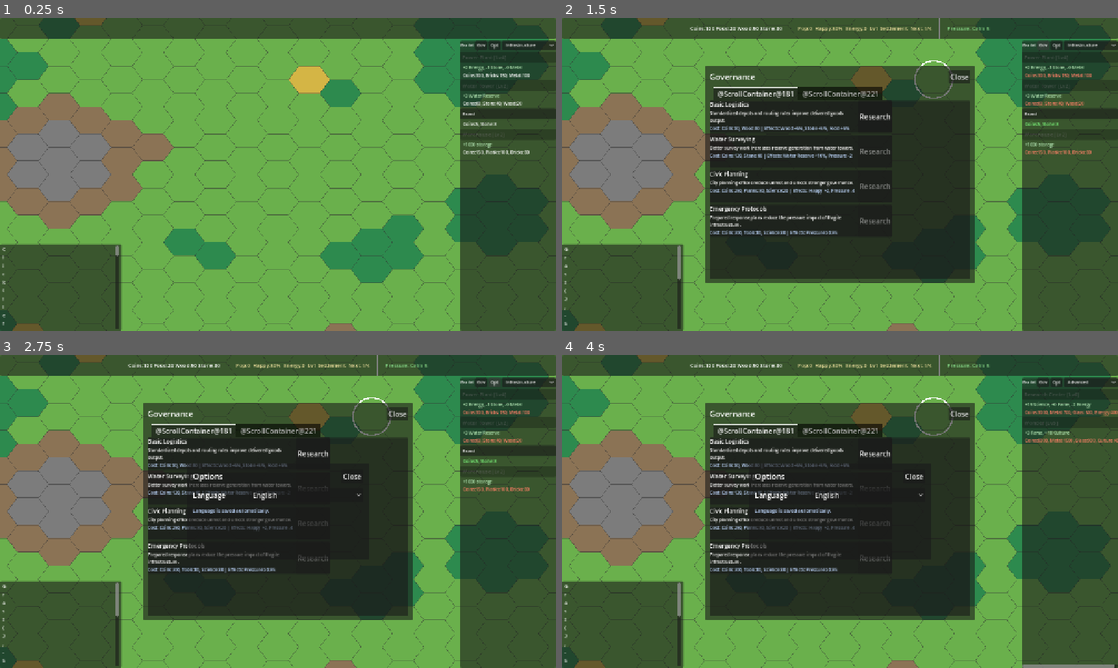
Above: before the commit, frames 1-4 (two rows, left to right).
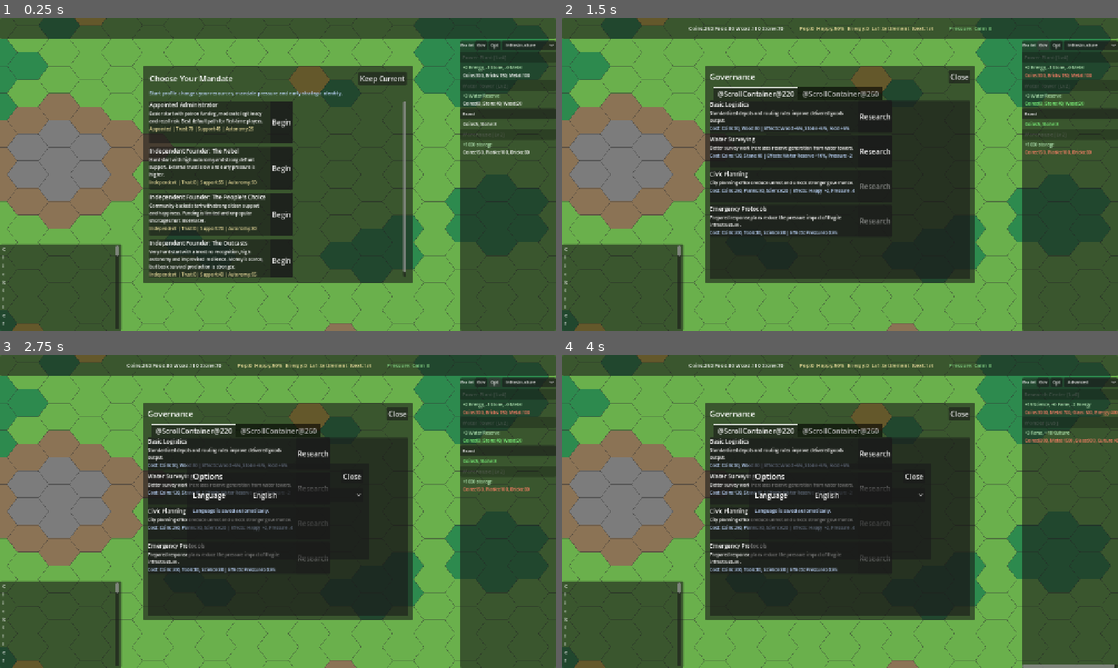
Above: after the commit, the same moments.

Repository: Gaefa/Gamefication
Game: Godot game, scene res://scenes/main.tscn
Two runs of this game, one before a commit and one after it. Both use one fixed random seed, a clock stepped at 60 frames per second and the inputs below.
Inputs (mouse positions are in pixels of both pictures, inside the frame that each line leads up to):
- Up to frame 1 (0.25 s): no input
- Up to frame 2 (1.5 s): click (945, 77) at 0.5 s, where only the run after the commit has a clickable "Keep Current"; click "Gov" at 1.25 s
- Up to frame 3 (2.75 s): click "Opt" at 2 s
- Up to frame 4 (4 s): click "Infrastructure" at 2.75 s; click "Road" at 3.5 s

The runs differ from the first frame. In frame 1, 34% of the frame differs, in the area x 25-75%, y 15-85%; in frame 2, 0.8%; in frame 3, 0.7%; in frame 4, 0.6%.

Commit message:
feat: add start profiles and mandate state

Diff:
--- a/godot/content/base/localization.json
+++ b/godot/content/base/localization.json
@@ -1550,5 +1550,81 @@
   "ui.language.russian": {
     "en": "Russian",
     "ru": "Русский"
+  },
+  "start_profile.appointed_administrator.label": {
+    "en": "Appointed Administrator",
+    "ru": "Назначенный администратор"
+  },
+  "start_profile.appointed_administrator.description": {
+    "en": "Easier start with patron funding, moderate legitimacy and recall risk. Best default path for first-time players.",
+    "ru": "Более простой старт с финансированием покровителя, умеренной легитимностью и риском отзыва. Лучший путь по умолчанию для первого прохождения."
+  },
+  "start_profile.founder_rebel.label": {
+    "en": "Independent Founder: The Rebel",
+    "ru": "Независимый основатель: Бунтарь"
+  },
+  "start_profile.founder_rebel.description": {
+    "en": "Hard start with high autonomy and strong defiant support. External trust is low and early pressure is higher.",
+    "ru": "Сложный старт с высокой автономией и сильной протестной поддержкой. Внешнее доверие низкое, раннее давление выше."
+  },
+  "start_profile.founder_people_choice.label": {
+    "en": "Independent Founder: The People's Choice",
+    "ru": "Независимый основатель: Выбор народа"
+  },
+  "start_profile.founder_people_choice.description": {
+    "en": "Community-backed start with strong citizen support and happiness. Funding is limited and unpopular shortages hurt more later.",
+    "ru": "Старт с поддержкой общины, высоким доверием граждан и счастьем. Финансирование ограничено, а непопулярные дефициты позже бьют сильнее."
+  },
+  "start_profile.founder_outcasts.label": {
+    "en": "Independent Founder: The Outcasts",
+    "ru": "Независимый основатель: Изгои"
+  },
+  "start_profile.founder_outcasts.description": {
+    "en": "Very hard start with almost no recognition, high autonomy and improvised resilience. Money is scarce, but basic survival production is stronger.",
+    "ru": "Очень сложный старт почти без признания, с высокой автономией и самодельной устойчивостью. Денег мало, но базовое производство для выживания сильнее."
+  },
+  "ui.start.title": {
+    "en": "Choose Your Mandate",
+    "ru": "Выбери мандат"
+  },
+  "ui.start.keep_current": {
+    "en": "Keep Current",
+    "ru": "Оставить текущий"
+  },
+  "ui.start.keep_current_tooltip": {
+    "en": "Close this panel and keep the current default start.",
+    "ru": "Закрыть панель и оставить текущий старт по умолчанию."
+  },
+  "ui.start.intro": {
+    "en": "Start profile changes your resources, mandate pressure and early strategic identity.",
+    "ru": "Стартовый профиль меняет ресурсы, давление мандата и раннюю стратегическую роль."
+  },
+  "ui.start.begin": {
+    "en": "Begin",
+    "ru": "Начать"
+  },
+  "ui.start.started": {
+    "en": "Started: %s",
+    "ru": "Старт: %s"
+  },
+  "ui.start.path.appointed": {
+    "en": "Appointed",
+    "ru": "Назначение"
+  },
+  "ui.start.path.independent_founder": {
+    "en": "Independent",
+    "ru": "Независимость"
+  },
+  "ui.start.trust": {
+    "en": "Trust",
+    "ru": "Доверие"
+  },
+  "ui.start.support": {
+    "en": "Support",
+    "ru": "Поддержка"
+  },
+  "ui.start.autonomy": {
+    "en": "Autonomy",
+    "ru": "Автономия"
   }
 }
--- /dev/null
+++ b/godot/content/base/start_profiles.json
@@ -0,0 +1,94 @@
+[
+  {
+    "id": "appointed_administrator",
+    "label": "Appointed Administrator",
+    "label_key": "start_profile.appointed_administrator.label",
+    "description": "Easier start with patron funding, moderate legitimacy and recall risk. Best default path for first-time players.",
+    "description_key": "start_profile.appointed_administrator.description",
+    "start_path": "appointed",
+    "founder_archetype": "",
+    "patron_id": "restoration_league",
+    "starting_resources": { "coins": 250, "food": 80, "wood": 110, "stone": 70, "tools": 10 },
+    "default_policies": ["balanced_budget"],
+    "mandate": {
+      "patron_trust": 70,
+      "legitimacy": 45,
+      "autonomy": 25,
+      "recall_risk": 10,
+      "support": 45
+    },
+    "effects": {
+      "pressure_delta": -2.0,
+      "production_mult": { "coins": 0.05 }
+    }
+  },
+  {
+    "id": "founder_rebel",
+    "label": "Independent Founder: The Rebel",
+    "label_key": "start_profile.founder_rebel.label",
+    "description": "Hard start with high autonomy and strong defiant support. External trust is low and early pressure is higher.",
+    "description_key": "start_profile.founder_rebel.description",
+    "start_path": "independent_founder",
+    "founder_archetype": "the_rebel",
+    "patron_id": "",
+    "starting_resources": { "coins": 85, "food": 45, "wood": 75, "stone": 35, "tools": 5, "fame": 5 },
+    "default_policies": ["labor_mobilization"],
+    "mandate": {
+      "patron_trust": 0,
+      "legitimacy": 35,
+      "autonomy": 90,
+      "recall_risk": 0,
+      "support": 55
+    },
+    "effects": {
+      "pressure_delta": 4.0,
+      "production_mult": { "wood": 0.08, "stone": 0.08 }
+    }
+  },
+  {
+    "id": "founder_people_choice",
+    "label": "Independent Founder: The People's Choice",
+    "label_key": "start_profile.founder_people_choice.label",
+    "description": "Community-backed start with strong citizen support and happiness. Funding is limited and unpopular shortages hurt more later.",
+    "description_key": "start_profile.founder_people_choice.description",
+    "start_path": "independent_founder",
+    "founder_archetype": "the_peoples_choice",
+    "patron_id": "",
+    "starting_resources": { "coins": 120, "food": 70, "wood": 70, "stone": 35, "culture": 5 },
+    "default_policies": ["low_taxes"],
+    "mandate": {
+      "patron_trust": 0,
+      "legitimacy": 60,
+      "autonomy": 80,
+      "recall_risk": 0,
+      "support": 70
+    },
+    "effects": {
+      "happiness_add": 5.0,
+      "production_mult": { "coins": -0.05 }
+    }
+  },
+  {
+    "id": "founder_outcasts",
+    "label": "Independent Founder: The Outcasts",
+    "label_key": "start_profile.founder_outcasts.label",
+    "description": "Very hard start with almost no recognition, high autonomy and improvised resilience. Money is scarce, but basic survival production is stronger.",
+    "description_key": "start_profile.founder_outcasts.description",
+    "start_path": "independent_founder",
+    "founder_archetype": "the_outcasts",
+    "patron_id": "",
+    "starting_resources": { "coins": 55, "food": 90, "wood": 95, "stone": 25, "tools": 15 },
+    "default_policies": [],
+    "mandate": {
+      "patron_trust": 0,
+      "legitimacy": 25,
+      "autonomy": 95,
+      "recall_risk": 0,
+      "support": 40
+    },
+    "effects": {
+      "pressure_delta": 2.0,
+      "production_mult": { "food": 0.05, "wood": 0.05, "coins": -0.10 }
+    }
+  }
+]
--- a/godot/scripts/app/game_orchestrator.gd
+++ b/godot/scripts/app/game_orchestrator.gd
@@ -78,10 +78,10 @@
 	SimulationRunner.tick_callback = tick_scheduler.run_tick
 
 
-func new_game(seed_val: int = 0) -> void:
+func new_game(seed_val: int = 0, profile_id: String = "appointed_administrator") -> void:
 	if seed_val == 0:
 		seed_val = randi()
-	GameStateStore.reset()
+	GameStateStore.reset(profile_id)
 	GameStateStore.save_meta().rng_seed = seed_val
 	build()
 	_generate_terrain()
--- a/godot/scripts/autoload/content_db.gd
+++ b/godot/scripts/autoload/content_db.gd
@@ -12,6 +12,7 @@
 var tutorial_steps: Array = []
 var technologies: Dictionary = {}
 var policies: Dictionary = {}
+var start_profiles: Dictionary = {}
 
 const CONTENT_ROOT := "res://content/base/"
 
@@ -57,6 +58,7 @@
 
 	technologies = _load_keyed_array(CONTENT_ROOT + "technologies.json", "id")
 	policies = _load_keyed_array(CONTENT_ROOT + "policies.json", "id")
+	start_profiles = _load_keyed_array(CONTENT_ROOT + "start_profiles.json", "id")
 
 
 # --- Public queries ---
@@ -85,6 +87,10 @@
 	return policies.get(policy_id, {})
 
 
+func get_start_profile_def(profile_id: String) -> Dictionary:
+	return start_profiles.get(profile_id, {})
+
+
 func get_level_def(level: int) -> Dictionary:
 	if level >= 1 and level <= city_levels.size():
 		return city_levels[level - 1]
@@ -109,6 +115,10 @@
 
 func get_policy_ids() -> Array:
 	return policies.keys()
+
+
+func get_start_profile_ids() -> Array:
+	return start_profiles.keys()
 
 
 func get_level_requirement(level: int, key: String) -> Variant:
--- a/godot/scripts/autoload/game_state_store.gd
+++ b/godot/scripts/autoload/game_state_store.gd
@@ -12,7 +12,7 @@
 
 # --- State reset (new game) ---
 
-func reset() -> void:
+func reset(start_profile_id: String = "appointed_administrator") -> void:
 	_tick = 0
 	_state = {
 		"world": {
@@ -42,6 +42,7 @@
 			"active_policies": {},    # category -> policy_id
 			"policy_cooldowns": {},   # policy_id -> ticks_remaining
 		},
+		"mandate": _default_mandate(),
 		"pressure": {
 			"index": 0.0,
 			"phase": "calm",
@@ -59,6 +60,7 @@
 		},
 	}
 	_init_resources()
+	apply_start_profile(start_profile_id)
 
 
 func _init_resources() -> void:
@@ -100,6 +102,11 @@
 		_state["governance"] = _default_governance()
 	return _state.governance
 
+func mandate() -> Dictionary:
+	if not _state.has("mandate"):
+		_state["mandate"] = _default_mandate()
+	return _state.mandate
+
 func events() -> Dictionary:
 	return _state.events
 
@@ -207,6 +214,45 @@
 
 func get_active_policies() -> Dictionary:
 	return governance().active_policies
+
+
+# --- Start profile / mandate helpers ---
+
+func apply_start_profile(profile_id: String) -> void:
+	var profile: Dictionary = ContentDB.get_start_profile_def(profile_id)
+	if profile.is_empty():
+		profile_id = "appointed_administrator"
+		profile = ContentDB.get_start_profile_def(profile_id)
+	if profile.is_empty():
+		return
+
+	save_meta().start_profile_id = profile_id
+	var mandate_state: Dictionary = mandate()
+	mandate_state.start_profile_id = profile_id
+	mandate_state.start_path = profile.get("start_path", "appointed") as String
+	mandate_state.founder_archetype = profile.get("founder_archetype", "") as String
+	mandate_state.patron_id = profile.get("patron_id", "") as String
+	mandate_state.effects = (profile.get("effects", {}) as Dictionary).duplicate(true)
+
+	var profile_mandate: Dictionary = profile.get("mandate", {})
+	for key: String in profile_mandate:
+		mandate_state[key] = profile_mandate[key]
+
+	var resources: Dictionary = profile.get("starting_resources", {})
+	for res_id: String in resources:
+		set_resource(res_id, resources[res_id] as float)
+
+	var policies: Array = profile.get("default_policies", [])
+	for policy_var: Variant in policies:
+		var policy_id: String = policy_var as String
+		var policy_def: Dictionary = ContentDB.get_policy_def(policy_id)
+		if policy_def.is_empty():
+			continue
+		set_active_policy(policy_def.get("category", "general") as String, policy_id)
+
+
+func get_start_profile_id() -> String:
+	return mandate().get("start_profile_id", "appointed_administrator") as String
 
 
 # --- Serialization ---
@@ -240,6 +286,14 @@
 			gov["active_policies"] = {}
 		if not gov.has("policy_cooldowns"):
 			gov["policy_cooldowns"] = {}
+	if not _state.has("mandate"):
+		_state["mandate"] = _default_mandate()
+	else:
+		var mandate_state: Dictionary = _state.mandate
+		var defaults: Dictionary = _default_mandate()
+		for key: String in defaults:
+			if not mandate_state.has(key):
+				mandate_state[key] = defaults[key]
 	if not _state.has("pressure"):
 		_state["pressure"] = {"index": 0.0, "phase": "calm", "active_policy": ""}
 	elif not (_state.pressure as Dictionary).has("active_policy"):
@@ -251,6 +305,21 @@
 		"technologies": [],
 		"active_policies": {},
 		"policy_cooldowns": {},
+	}
+
+
+func _default_mandate() -> Dictionary:
+	return {
+		"start_profile_id": "appointed_administrator",
+		"start_path": "appointed",
+		"founder_archetype": "",
+		"patron_id": "restoration_league",
+		"patron_trust": 50,
+		"legitimacy": 50,
+		"autonomy": 30,
+		"recall_risk": 0,
+		"support": 50,
+		"effects": {},
 	}
 
 
--- a/godot/scripts/core/systems/economy_system.gd
+++ b/godot/scripts/core/systems/economy_system.gd
@@ -105,6 +105,7 @@
 		var policy_id: String = policy_var as String
 		var policy_def: Dictionary = ContentDB.get_policy_def(policy_id)
 		total_bonus += _production_bonus_from_effects(policy_def.get("effects", {}), res_id)
+	total_bonus += _production_bonus_from_effects(GameStateStore.mandate().get("effects", {}), res_id)
 	return maxf(1.0 + total_bonus, 0.1)
 
 
--- a/godot/scripts/core/systems/pressure_system.gd
+++ b/godot/scripts/core/systems/pressure_system.gd
@@ -88,4 +88,7 @@
 		var effects: Dictionary = policy_def.get("effects", {})
 		pressure += effects.get("pressure_delta", 0.0) as float
 		multiplier *= effects.get("pressure_mult", 1.0) as float
+	var mandate_effects: Dictionary = GameStateStore.mandate().get("effects", {})
+	pressure += mandate_effects.get("pressure_delta", 0.0) as float
+	multiplier *= mandate_effects.get("pressure_mult", 1.0) as float
 	return pressure * multiplier
--- a/godot/scripts/core/systems/progression_system.gd
+++ b/godot/scripts/core/systems/progression_system.gd
@@ -75,6 +75,8 @@
 		var policy_def: Dictionary = ContentDB.get_policy_def(policy_id)
 		var effects: Dictionary = policy_def.get("effects", {})
 		total += effects.get("happiness_add", 0.0) as float
+	var mandate_effects: Dictionary = GameStateStore.mandate().get("effects", {})
+	total += mandate_effects.get("happiness_add", 0.0) as float
 	return total
 
 
--- a/godot/scripts/scenes/hud_root.gd
+++ b/godot/scripts/scenes/hud_root.gd
@@ -24,6 +24,8 @@
 var _toast_label: Label
 var _toast_timer: float = 0.0
 
+var _start_panel: PanelContainer
+var _start_visible: bool = true
 var _help_panel: PanelContainer
 var _help_label: Label
 var _help_visible: bool = false
@@ -46,6 +48,7 @@
 	_build_info_panel()
 	_build_event_panel()
 	_build_toast()
+	_build_start_panel()
 	_build_help_panel()
 	_build_governance_panel()
 	_build_settings_panel()
@@ -58,6 +61,7 @@
 	EventBus.toast_requested.connect(_on_toast)
 	EventBus.selection_changed.connect(_on_selection_changed)
 	EventBus.game_event_spawned.connect(_on_event_spawned)
+	EventBus.new_game_started.connect(_on_new_game_started)
 	EventBus.tick_finished.connect(_on_tick_finished)
 	EventBus.city_level_changed.connect(func(_lv: int) -> void: _rebuild_building_list())
 	EventBus.build_mode_changed.connect(_on_build_mode_changed)
@@ -423,6 +427,8 @@
 		_rebuild_governance_panel()
 	if _settings_visible:
 		_rebuild_settings_panel()
+	if _start_visible:
+		_rebuild_start_panel()
 
 
 # ===========================================================
@@ -742,6 +748,149 @@
 
 
 # ===========================================================
+# START PANEL (center) — start profile / faction background
+# ===========================================================
+
+func _build_start_panel() -> void:
+	_start_panel = PanelContainer.new()
+	_start_panel.set_anchors_preset(PRESET_CENTER)
+	_start_panel.size = Vector2(620, 500)
+	_start_panel.position = Vector2(-310, -250)
+	_start_panel.visible = true
+	_start_panel.mouse_filter = Control.MOUSE_FILTER_STOP
+	add_child(_start_panel)
+	_rebuild_start_panel()
+
+
+func _rebuild_start_panel() -> void:
+	if _start_panel == null:
+		return
+	for c: Node in _start_panel.get_children():
+		c.queue_free()
+
+	var margin := MarginContainer.new()
+	margin.add_theme_constant_override("margin_left", 14)
+	margin.add_theme_constant_override("margin_top", 14)
+	margin.add_theme_constant_override("margin_right", 14)
+	margin.add_theme_constant_override("margin_bottom", 14)
+	_start_panel.add_child(margin)
+
+	var root := VBoxContainer.new()
+	root.add_theme_constant_override("separation", 10)
+	margin.add_child(root)
+
+	var header := HBoxContainer.new()
+	root.add_child(header)
+
+	var title := Label.new()
+	title.text = Localization.t("ui.start.title", "Choose Your Mandate")
+	title.add_theme_font_size_override("font_size", 18)
+	title.size_flags_horizontal = Control.SIZE_EXPAND_FILL
+	header.add_child(title)
+
+	var close_btn := Button.new()
+	close_btn.text = Localization.t("ui.start.keep_current", "Keep Current")
+	close_btn.tooltip_text = Localization.t("ui.start.keep_current_tooltip", "Close this panel and keep the current default start.")
+	close_btn.pressed.connect(_close_start_panel)
+	header.add_child(close_btn)
+
+	var intro := Label.new()
+	intro.text = Localization.t("ui.start.intro", "Start profile changes your resources, mandate pressure and early strategic identity.")
+	intro.autowrap_mode = TextServer.AUTOWRAP_WORD_SMART
+	intro.add_theme_font_size_override("font_size", 11)
+	intro.add_theme_color_override("font_color", Color(0.75, 0.85, 1.0))
+	root.add_child(intro)
+
+	var scroll := ScrollContainer.new()
+	scroll.size_flags_vertical = Control.SIZE_EXPAND_FILL
+	root.add_child(scroll)
+
+	var list := VBoxContainer.new()
+	list.add_theme_constant_override("separation", 8)
+	scroll.add_child(list)
+
+	for profile_id: String in ContentDB.get_start_profile_ids():
+		list.add_child(_build_start_profile_row(profile_id))
+
+
+func _build_start_profile_row(profile_id: String) -> Control:
+	var def: Dictionary = ContentDB.get_start_profile_def(profile_id)
+	var panel := PanelContainer.new()
+	panel.custom_minimum_size.y = 98
+
+	var row := HBoxContainer.new()
+	row.add_theme_constant_override("separation", 10)
+	panel.add_child(row)
+
+	var text_box := VBoxContainer.new()
+	text_box.size_flags_horizontal = Control.SIZE_EXPAND_FILL
+	row.add_child(text_box)
+
+	var title := Label.new()
+	title.text = Localization.content_text(def, "label", profile_id)
+	title.add_theme_font_size_override("font_size", 13)
+	text_box.add_child(title)
+
+	var desc := Label.new()
+	desc.text = Localization.content_text(def, "description", "")
+	desc.autowrap_mode = TextServer.AUTOWRAP_WORD_SMART
+	desc.add_theme_font_size_override("font_size", 10)
+	text_box.add_child(desc)
+
+	var meta := Label.new()
+	meta.text = _format_start_profile_meta(def)
+	meta.add_theme_font_size_override("font_size", 10)
+	meta.add_theme_color_override("font_color", Color(0.9, 0.85, 0.6))
+	text_box.add_child(meta)
+
+	var btn := Button.new()
+	btn.text = Localization.t("ui.start.begin", "Begin")
+	btn.pressed.connect(_start_new_run.bind(profile_id))
+	row.add_child(btn)
+
+	return panel
+
+
+func _format_start_profile_meta(def: Dictionary) -> String:
+	var mandate_data: Dictionary = def.get("mandate", {})
+	var path_label := Localization.t("ui.start.path.%s" % (def.get("start_path", "appointed") as String), def.get("start_path", "appointed") as String)
+	return "%s | %s:%d | %s:%d | %s:%d" % [
+		path_label,
+		Localization.t("ui.start.trust", "Trust"),
+		mandate_data.get("patron_trust", 0) as int,
+		Localization.t("ui.start.support", "Support"),
+		mandate_data.get("support", 0) as int,
+		Localization.t("ui.start.autonomy", "Autonomy"),
+		mandate_data.get("autonomy", 0) as int,
+	]
+
+
+func _start_new_run(profile_id: String) -> void:
+	var main_node: Node = get_tree().current_scene
+	if main_node and main_node.has_method("start_new_run"):
+		main_node.call("start_new_run", profile_id)
+	_close_start_panel()
+	_update_resource_bar()
+	_rebuild_building_list()
+	_info_label.text = _get_welcome_text()
+	var profile_def: Dictionary = ContentDB.get_start_profile_def(profile_id)
+	EventBus.toast_requested.emit(
+		Localization.t("ui.start.started", "Started: %s") % Localization.content_text(profile_def, "label", profile_id),
+		3.0
+	)
+
+
+func _close_start_panel() -> void:
+	_start_visible = false
+	_start_panel.visible = false
+
+
+func _on_new_game_started() -> void:
+	_update_resource_bar()
+	_rebuild_building_list()
+
+
+# ===========================================================
 # SETTINGS PANEL (center) — Language / options
 # ===========================================================
 
--- a/godot/scripts/scenes/main.gd
+++ b/godot/scripts/scenes/main.gd
@@ -186,6 +186,23 @@
 	_refresh_overlay_state()
 
 
+func start_new_run(profile_id: String) -> void:
+	_selected_coord = Vector2i(-9999, -9999)
+	_build_mode = ""
+	_show_ranges = false
+	_orchestrator.new_game(0, profile_id)
+	var terrain_layer: Node = get_node_or_null("World/TerrainLayer")
+	if terrain_layer:
+		terrain_layer.call("render_terrain", _orchestrator.hex_grid)
+	var building_layer: Node = get_node_or_null("World/BuildingLayer")
+	if building_layer:
+		building_layer.call("set_hex_grid", _orchestrator.hex_grid)
+		building_layer.call("refresh")
+	EventBus.build_mode_changed.emit("")
+	EventBus.selection_changed.emit(_selected_coord)
+	_refresh_overlay_state()
+
+
 func _refresh_overlay_state() -> void:
 	var overlay: Node = get_node_or_null("World/OverlayLayer")
 	if overlay and overlay.has_method("set_show_ranges"):
Not shown, changed: docs/GDD.md
Not shown, changed: docs/TDD.md
